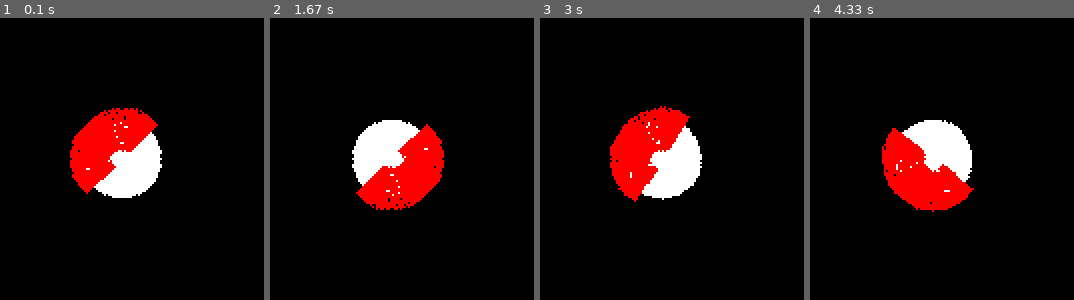
Above: before the commit, frames 1-4 (left to right).
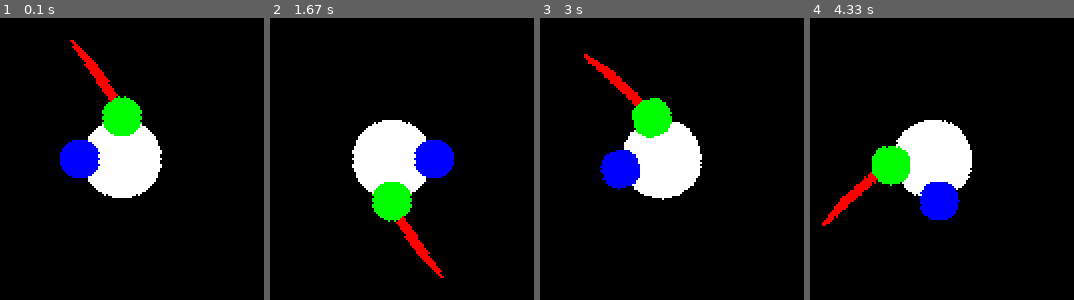
Above: after the commit, the same moments.

Repository: fjaviergb/Pygames-Hermanios
Game: pygame game, started from Sword.py
The game is run twice, just before and just after one commit, with the same random seed, the same clock (stepped at 60 frames per second) and the same inputs.
Inputs (mouse positions are in pixels of both pictures, inside the frame that each line leads up to):
- Up to frame 1 (0.1 s): no input
- Up to frame 2 (1.67 s): press the mouse at (351, 263) at 0.37 s; move the mouse to (outside the picture) at 0.47 s; release the mouse at (outside the picture) at 0.6 s; click (outside the picture) at 0.72 s; click (357, 99) at 1.05 s; click (outside the picture) at 1.38 s
- Up to frame 3 (3 s): click (719, 91) at 1.72 s; click (outside the picture) at 2.05 s; click (outside the picture) at 2.38 s; click (569, 102) at 2.72 s
- Up to frame 4 (4.33 s): click (outside the picture) at 3.05 s; click (outside the picture) at 3.38 s; click (outside the picture) at 3.72 s; click (outside the picture) at 4.05 s

The runs differ from the first frame. In frame 1, 7.0% of the frame differs, in the area x 22-60%, y 7-63%; in frame 2, 7.0%; in frame 3, 7.1%; in frame 4, 7.1%, in the area x 4-63%, y 39-74%.

Commit message:
Archivo aprendizaje - 25/06/2020

Diff:
--- a/Sword.py
+++ b/Sword.py
@@ -19,22 +19,6 @@
         self.image = pg.transform.rotate(self.image_orig, self.angle)
         self.image.set_colorkey(BLACK)
         self.rect = self.image.get_rect(center=self.rect.center)
-
-class sword(pg.sprite.Sprite):
-    def __init__(self):
-        super().__init__()
-        self.image = pg.Surface((50,50))
-        self.image.set_colorkey(BLACK)
-        pg.draw.arc(self.image, RED, (0,0,50,50), 0, math.pi, 20)
-        self.rect = self.image.get_rect(center = (150,150))
-        self.image_orig = self.image
-        self.angle = 0
-        self.angle_change = 45
-
-    def update(self):
-        self.image = pg.transform.rotate(self.image_orig, self.angle)
-        self.rect = self.image.get_rect(center = player.rect.center)
-
 
 class hand(pg.sprite.Sprite):
     def __init__(self, ori):
@@ -60,6 +44,23 @@
         self.image.set_colorkey(BLACK)
         self.rect = self.image.get_rect(center=self.rect.center)
 
+
+class sword(pg.sprite.Sprite):
+    def __init__(self):
+        super().__init__()
+        self.image = pg.Surface((50,120))
+        self.image.set_colorkey(BLACK)
+        pg.draw.line(self.image, RED, (43,35), (50,0), 5)
+        self.rect = self.image.get_rect(center = (150,150))
+        self.image_orig = self.image
+        self.angle = 0
+        self.angle_change = 45
+
+    def update(self):
+        self.image = pg.transform.rotate(self.image_orig, self.angle)
+        self.rect = self.image.get_rect(center = player.rect.center)
+
+
 CBASE = (255,255,255)
 CPLAYER = (255,228,181)
 BLACK = (0,0,0)
@@ -74,10 +75,14 @@
 pg.display.set_caption('Espadas')
 
 player = char()
+Rhand = hand(1)
+Lhand = hand(0)
 espada = sword()
 
 all_sprites = pg.sprite.Group()
 all_sprites.add(player)
+all_sprites.add(Rhand)
+all_sprites.add(Lhand)
 all_sprites.add(espada)
 
 clock = pg.time.Clock()
@@ -92,45 +97,59 @@
         button = pg.mouse.get_pressed()
 
         (xcursor, ycursor) = pg.mouse.get_pos()
-        sword.swordend = (xcursor, ycursor)
         sen = ycursor - player.rect.centery
         cos = xcursor - player.rect.centerx
         if cos > 0 and sen > 0:
             angle_rad = math.atan(sen / cos)
             angle_grad = angle_rad * 360 / (2 * math.pi)
             player.angle = 270 - angle_grad
+            Rhand.angle = 270 - angle_grad
             if button[0] != 0:
-                espada.angle = 270 - angle_grad - 120
+                Lhand.angle = 270 - angle_grad - 90
+                espada.angle = 270 - angle_grad - 90
             else:
+                Lhand.angle = 270 - angle_grad
                 espada.angle = 270 - angle_grad
+
+
 
         elif cos < 0 and sen > 0:
             angle_rad = math.atan(sen / cos)
             angle_grad = angle_rad * 360 / (2 * math.pi)
             player.angle = 90 - angle_grad
+            Rhand.angle = 90 - angle_grad
             if button[0] != 0:
-                espada.angle = 90 - angle_grad - 120
+                Lhand.angle = 90 - angle_grad - 90
+                espada.angle = 90 - angle_grad - 90
             else:
+                Lhand.angle = 90 - angle_grad
                 espada.angle = 90 - angle_grad
 
         elif cos < 0 and sen < 0:
             angle_rad = math.atan(sen / cos)
             angle_grad = angle_rad * 360 / (2 * math.pi)
             player.angle = 90 - angle_grad
+            Rhand.angle = 90 - angle_grad
             if button[0] != 0:
-                espada.angle = 90 - angle_grad - 120
+                Lhand.angle = 90 - angle_grad - 90
+                espada.angle = 90 - angle_grad - 90
+
             else:
+                Lhand.angle = 90 - angle_grad
                 espada.angle = 90 - angle_grad
 
         elif cos > 0 and sen < 0:
             angle_rad = math.atan(sen / cos)
             angle_grad = angle_rad * 360 / (2 * math.pi)
             player.angle = 180 + (90 - angle_grad)
+            Rhand.angle = 180 + (90 - angle_grad)
             if button[0] != 0:
-                espada.angle = 270 - angle_grad - 120
+                Lhand.angle = 270 - angle_grad - 90
+                espada.angle = 270 - angle_grad - 90
+
             else:
+                Lhand.angle = 270 - angle_grad
                 espada.angle = 270 - angle_grad
-
 
 
     all_sprites.update()
